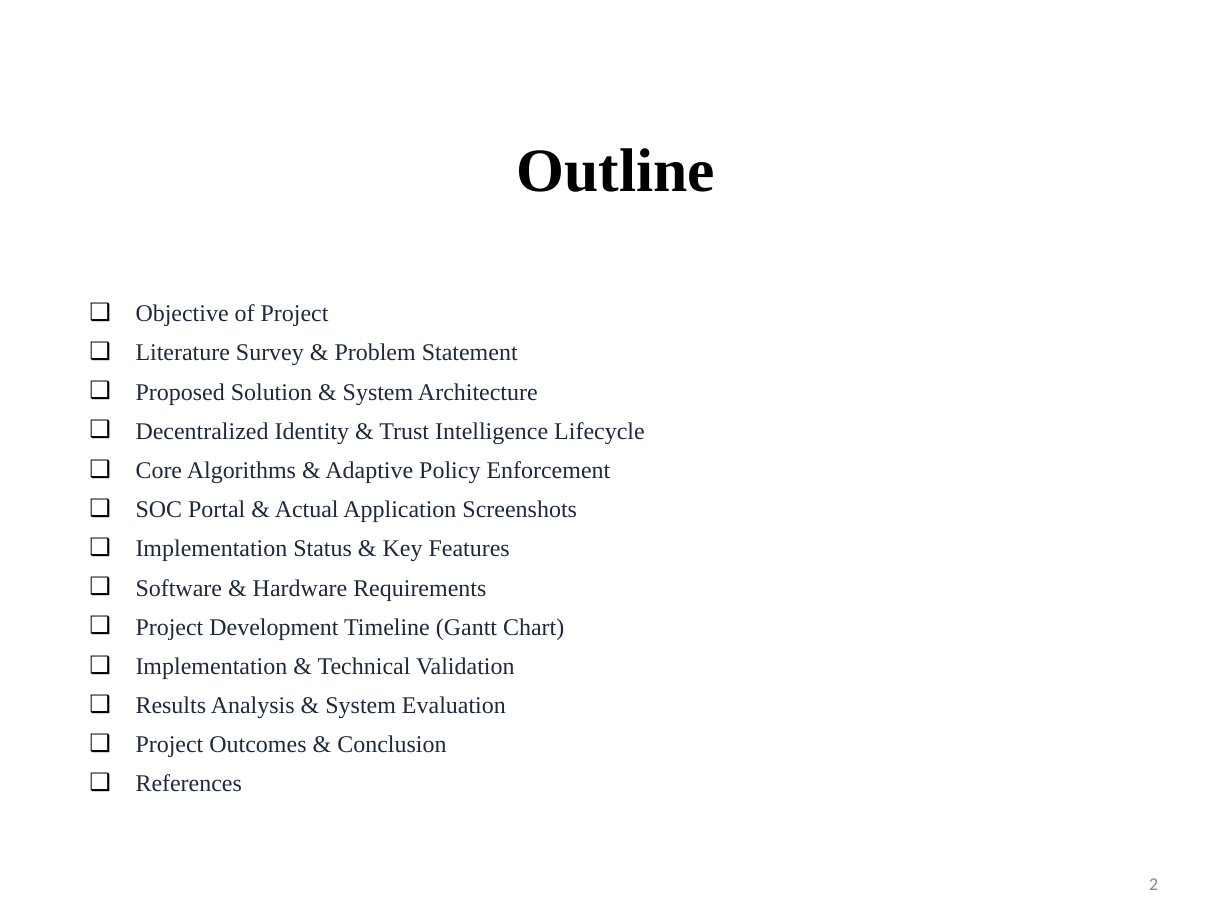
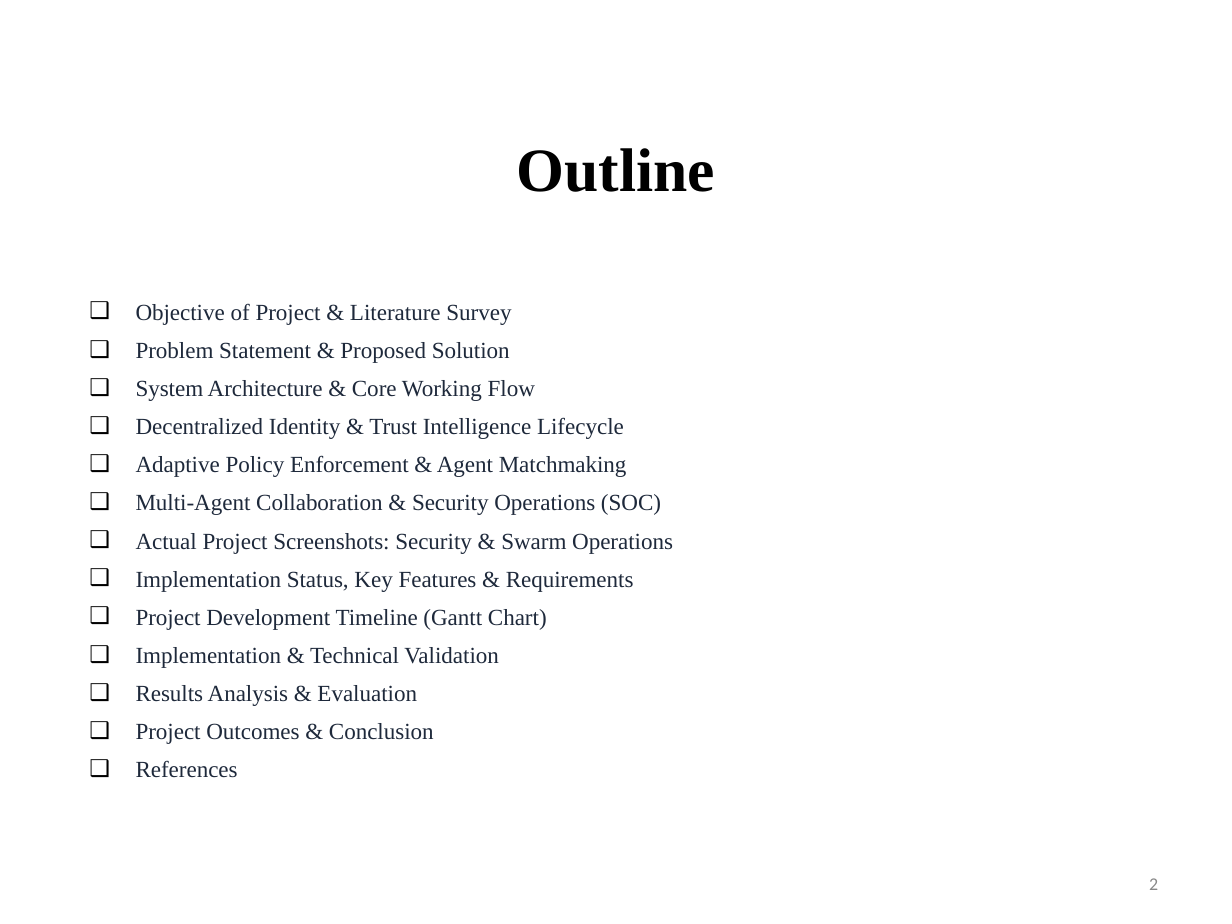
Before and after one commit to Manishpatil0608/trustchain-ai, a slide deck: slide 2 of TrustChain_AI_Phase_III_Final_Enhanced.pptx. Drawn at 1232x924 pixels with LibreOffice and Linux fonts; fonts in the diff are those of the drawing; background and template pictures are left out. Boxes give left, top, right and bottom in pixels: in the first picture for what was removed or moved away, otherwise in the second. Text is boxed around its words. In the diff, an @@ line names an element or a change of style, - is before the commit and + after.

```diff
--- a/TrustChain_AI_Phase_III_Final_Enhanced.pptx
+++ b/TrustChain_AI_Phase_III_Final_Enhanced.pptx
@@ text at [136,303,535,401]: text changed; size 14 to 13.5 pt @@
-❑ Objective of Project
-❑ Literature Survey & Problem Statement
-❑ Proposed Solution & System Architecture
+❑ Objective of Project & Literature Survey
+❑ Problem Statement & Proposed Solution
+❑ System Architecture & Core Working Flow
@@ text at [136,417,624,778]: size 14 to 13.5 pt in "Decentralized Identity & Trust Intelligence Lifecycle", "Project Development Timeline (Gantt Chart)", "Implementation & Technical Validation", "Project Outcomes & Conclusion" and 1 more places @@
@@ text at [136,455,673,592]: text changed; size 14 to 13.5 pt @@
-❑ Core Algorithms & Adaptive Policy Enforcement
-❑ SOC Portal & Actual Application Screenshots
-❑ Implementation Status & Key Features
-❑ Software & Hardware Requirements
+❑ Adaptive Policy Enforcement & Agent Matchmaking
+❑ Multi-Agent Collaboration & Security Operations (SOC)
+❑ Actual Project Screenshots: Security & Swarm Operations
+❑ Implementation Status, Key Features & Requirements
@@ text at [136,685,417,706]: text changed; size 14 to 13.5 pt @@
-❑ Results Analysis & System Evaluation
+❑ Results Analysis & Evaluation
```
Also in this commit, not shown: 6 other slides changed, 2 other files.
